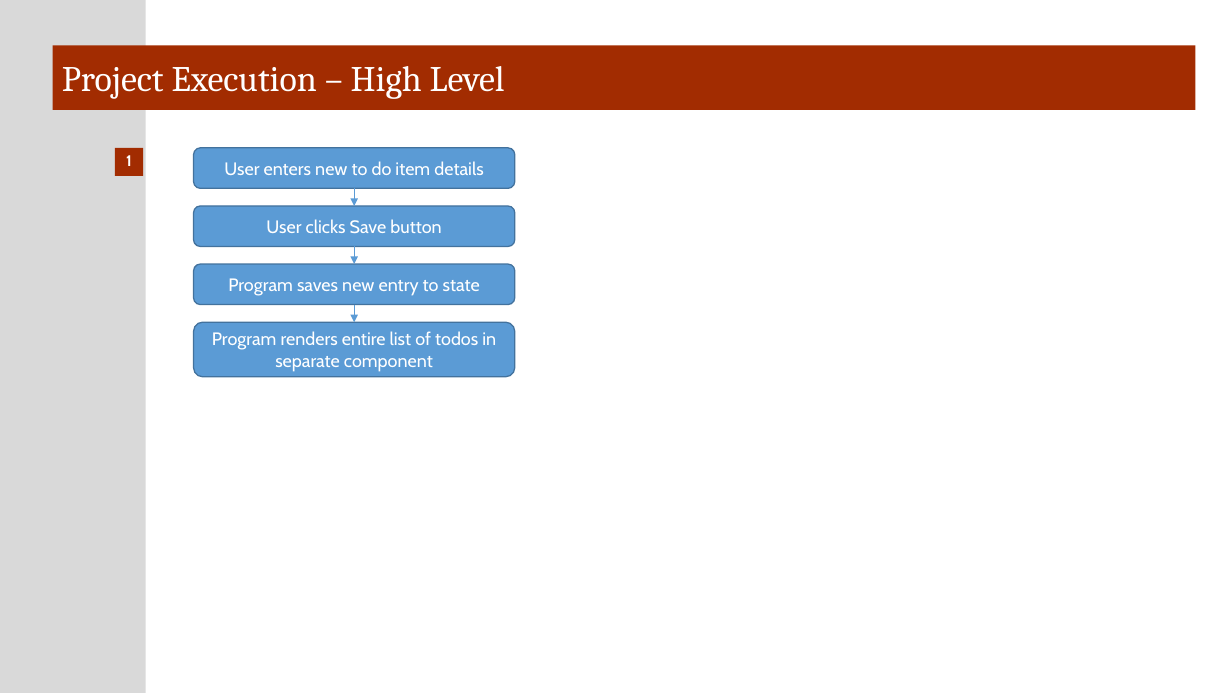
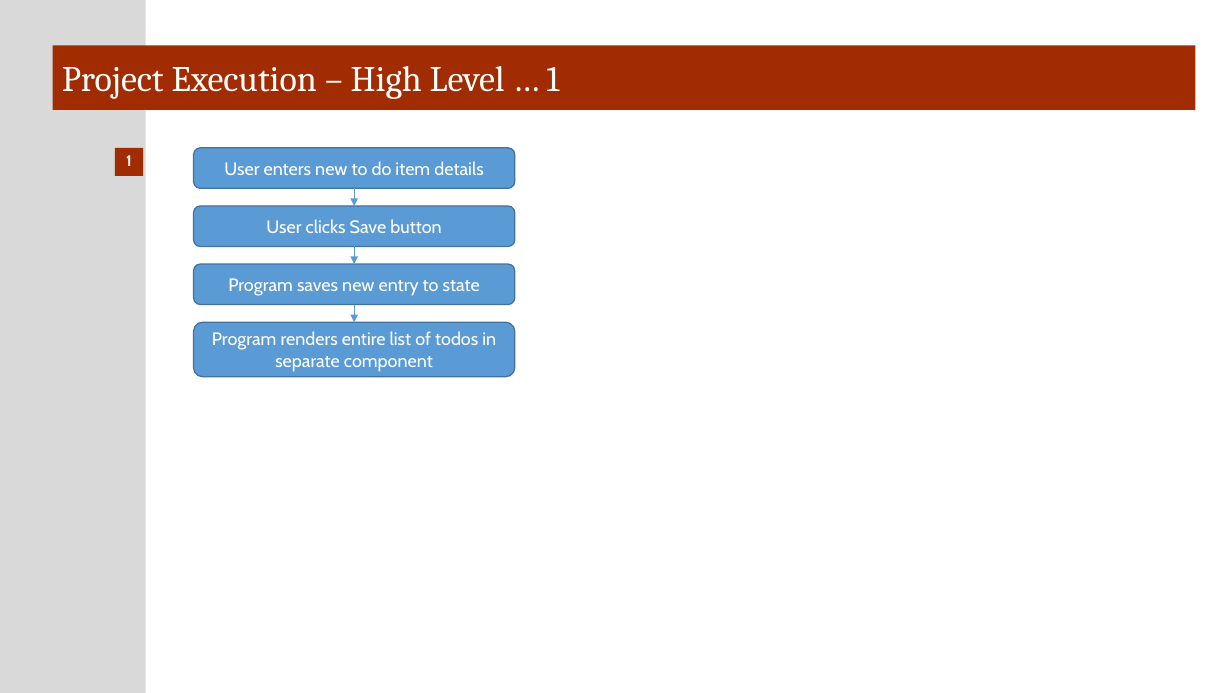
Before and after one commit to Host2Guest/ToDoReact, a slide deck: slide 10 of ToDo React Project Specifications.pptx. Drawn at 1232x693 pixels with LibreOffice and Linux fonts; fonts in the diff are those of the drawing. Boxes give left, top, right and bottom in pixels: in the first picture for what was removed or moved away, otherwise in the second. Text is boxed around its words. In the diff, an @@ line names an element or a change of style, - is before the commit and + after.

```diff
--- a/ToDo React Project Specifications.pptx
+++ b/ToDo React Project Specifications.pptx
@@ title at box(62, 66, 559, 99): text changed @@
-Project Execution – High Level
+Project Execution – High Level … 1
```
Also in this commit, not shown: 3 other slides changed, 4 slides removed, 1 other file.
